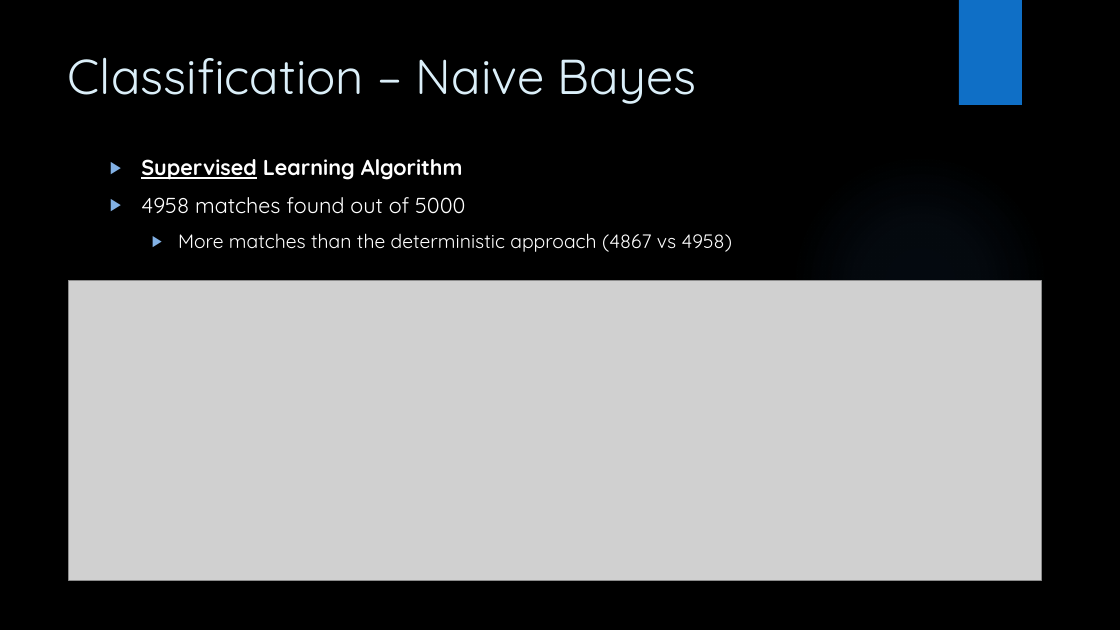
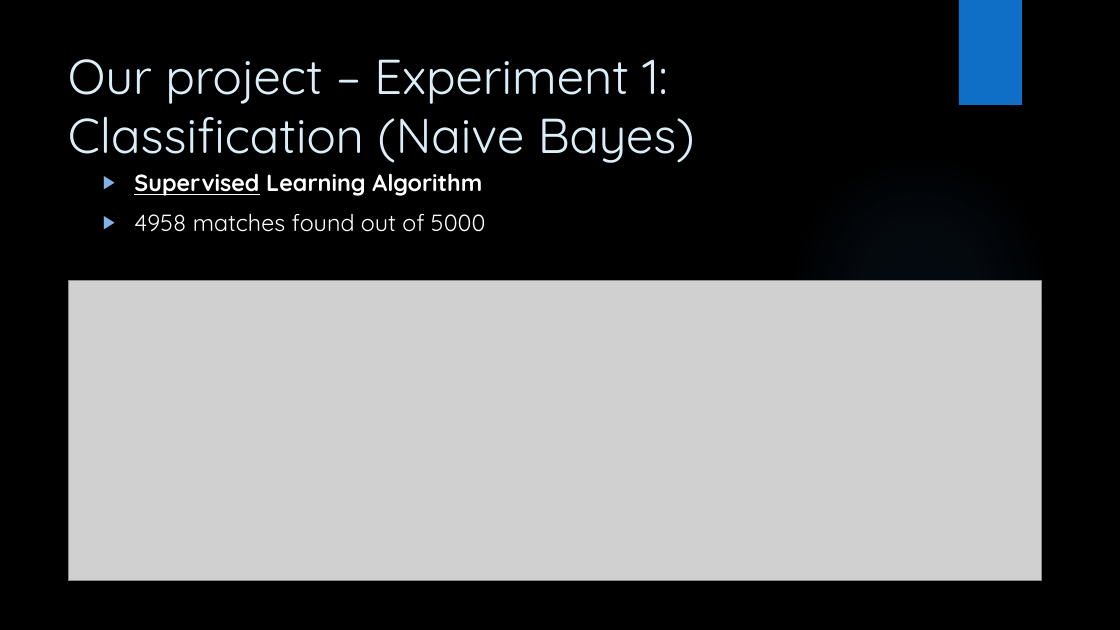
Before and after one commit to frenkowski/ML_aided_RecordLinkage, a slide deck: slide 17 of DA_project_slides.pptx. Drawn at 1120x630 pixels with LibreOffice and Linux fonts; fonts in the diff are those of the drawing; grey boxes stand for pictures; background and template pictures are left out. Boxes give left, top, right and bottom in pixels: in the first picture for what was removed or moved away, otherwise in the second. Text is boxed around its words. In the diff, an @@ line names an element or a change of style, - is before the commit and + after.

```diff
--- a/DA_project_slides.pptx
+++ b/DA_project_slides.pptx
@@ title at [68,59,695,163]: text changed @@
-Classification – Naive Bayes
+Our project – Experiment 1: Classification (Naive Bayes)
@@ text "Supervised Learning Algorithm": place and size @@
-text "Supervised Learning Algorithm" at [141,159,732,252]
+text "Supervised Learning Algorithm" at [134,173,486,232]
@@ text "Supervised Learning Algorithm" at [134,173,486,232]: size 18.5 to 20 pt @@
@@ text at [178,233,732,252]: paragraph removed @@
-  ▶ More matches than the deterministic approach (4867 vs 4958)
```
Also in this commit, not shown: 15 other slides changed.
